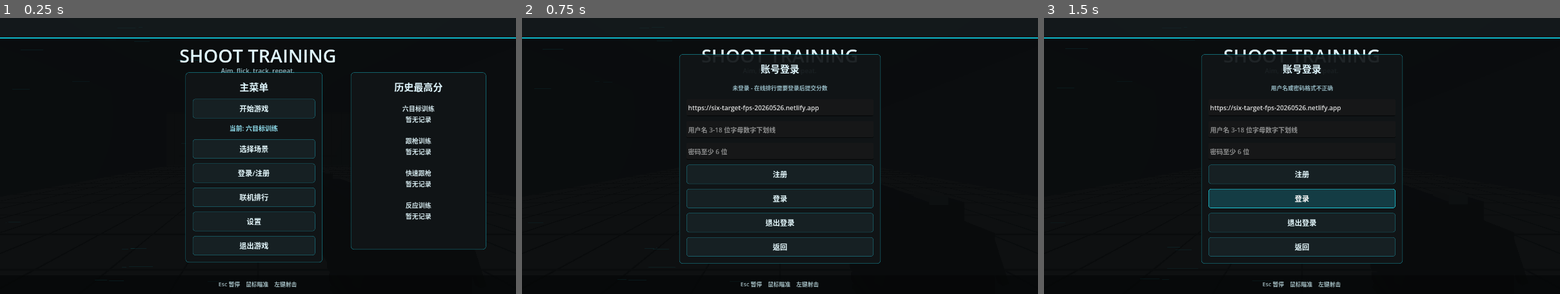
Above: before the commit, frames 1-3 (left to right).
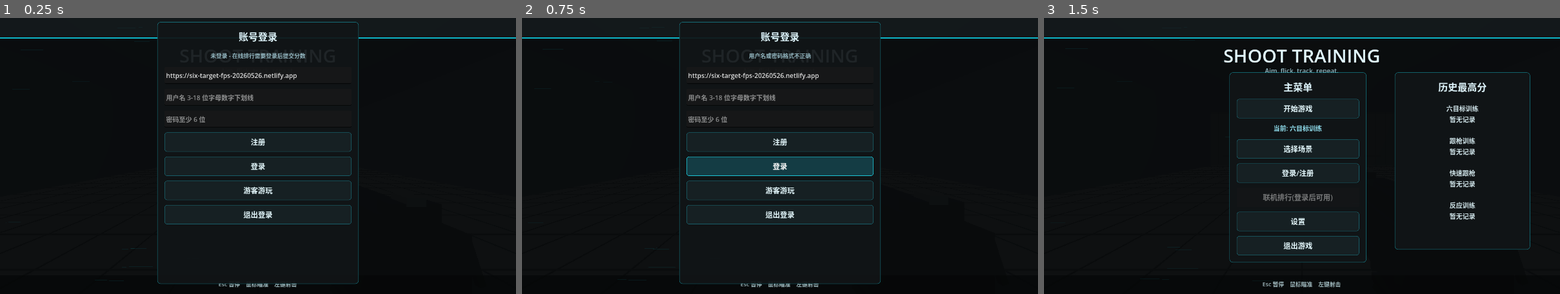
Above: after the commit, the same moments.

Repository: hai0308/Shoot-Training
Game: Godot game, scene res://scenes/main.tscn
Same seed, same stepped clock (60 frames per second), same inputs: the game is played once before the commit and once after it.
Inputs (mouse positions are in pixels of both pictures, inside the frame that each line leads up to):
- Up to frame 1 (0.25 s): no input
- Up to frame 2 (0.75 s): click (774, 172) at 0.5 s, where only the run before the commit has a clickable "登录/注册"
- Up to frame 3 (1.5 s): click (1302, 189) at 1.25 s, where only the run after the commit has a clickable "游客游玩"

The runs differ from the first frame. In frame 1, 6.4% of the frame differs, in the area x 30-95%, y 1-97%; in frame 2, 6.8%; in frame 3, 7.7%, in the area x 30-95%, y 13-90%.

Commit message:
Require login or guest mode before main menu

Diff:
--- a/scripts/game_menu.gd
+++ b/scripts/game_menu.gd
@@ -13,6 +13,7 @@
 var online_username := ""
 var online_token := ""
 var pending_online_action := ""
+var guest_mode := false
 var difficulty := "normal"
 var high_scores := {
 	"sixshot": [],
@@ -43,6 +44,10 @@
 var auth_username_input: LineEdit
 var auth_password_input: LineEdit
 var api_base_input: LineEdit
+var auth_enter_button: Button
+var auth_back_button: Button
+var online_scores_button: Button
+var account_button: Button
 var online_status_label: Label
 var online_scores_label: Label
 var result_title_label: Label
@@ -80,7 +85,7 @@
 	_build_ui()
 	_apply_volume()
 	_apply_crosshair_settings()
-	_show_main_menu()
+	_show_auth(false)
 
 func _process(delta: float) -> void:
 	menu_time += delta
@@ -235,14 +240,24 @@
 	scenes_return = "pause"
 	_show_scenes()
 
-func _show_auth() -> void:
+func _show_auth_from_main() -> void:
+	_show_auth(true)
+
+func _show_auth(allow_back: bool = false) -> void:
 	_hide_all_panels()
 	auth_panel.visible = true
 	if api_base_input:
 		api_base_input.text = online_api_base
+	if auth_enter_button:
+		auth_enter_button.visible = not online_token.is_empty()
+	if auth_back_button:
+		auth_back_button.visible = allow_back or not online_token.is_empty() or guest_mode
 	_update_auth_status()
 
 func _show_online_scores() -> void:
+	if guest_mode or online_token.is_empty():
+		_show_auth(false)
+		return
 	_hide_all_panels()
 	online_scores_panel.visible = true
 	online_scores_label.text = "正在获取联机排行榜..."
@@ -277,6 +292,7 @@
 
 func _show_main_menu() -> void:
 	_hide_all_panels()
+	_update_main_online_buttons()
 	main_panel.visible = true
 	high_scores_panel.visible = true
 
@@ -372,11 +388,24 @@
 func _login_online() -> void:
 	_send_auth_request("login")
 
+func _enter_online_main() -> void:
+	if online_token.is_empty():
+		auth_status_label.text = "请先登录，或者使用游客游玩"
+		return
+	guest_mode = false
+	_show_main_menu()
+
+func _continue_as_guest() -> void:
+	guest_mode = true
+	_show_main_menu()
+
 func _logout_online() -> void:
 	online_username = ""
 	online_token = ""
+	guest_mode = false
 	_save_settings()
 	_update_auth_status()
+	_show_auth(false)
 
 func _send_auth_request(action: String) -> void:
 	if _online_busy():
@@ -395,7 +424,7 @@
 	})
 
 func _submit_online_score(score_value: int) -> void:
-	if online_token.is_empty() or _online_busy():
+	if guest_mode or online_token.is_empty() or _online_busy():
 		return
 	pending_online_action = "submit-score"
 	_post_json("/api/submit-score", {
@@ -450,9 +479,11 @@
 		"login":
 			online_username = str(data.get("username", ""))
 			online_token = str(data.get("token", ""))
+			guest_mode = false
 			auth_password_input.text = ""
 			_save_settings()
 			_update_auth_status()
+			_show_main_menu()
 		"submit-score":
 			pass
 		"leaderboards":
@@ -488,9 +519,18 @@
 		auth_username_input.text = online_username
 
 func _online_status_text() -> String:
+	if guest_mode:
+		return "游客模式 - 只能游玩单机训练，联机排行不会显示或上传"
 	if online_username.is_empty():
 		return "未登录 - 在线排行需要登录后提交分数"
 	return "已登录: %s" % online_username
+
+func _update_main_online_buttons() -> void:
+	if account_button:
+		account_button.text = "切换账号" if not online_token.is_empty() and not guest_mode else "登录/注册"
+	if online_scores_button:
+		online_scores_button.disabled = guest_mode or online_token.is_empty()
+		online_scores_button.text = "联机排行" if not online_scores_button.disabled else "联机排行(登录后可用)"
 
 func _render_online_leaderboards(leaderboards) -> void:
 	if online_scores_label == null:
@@ -706,8 +746,10 @@
 	selected_scene_label.custom_minimum_size = Vector2(300, 28)
 	main_box.add_child(selected_scene_label)
 	main_box.add_child(_button("选择场景", _show_scenes_from_main))
-	main_box.add_child(_button("登录/注册", _show_auth))
-	main_box.add_child(_button("联机排行", _show_online_scores))
+	account_button = _button("登录/注册", _show_auth_from_main)
+	main_box.add_child(account_button)
+	online_scores_button = _button("联机排行", _show_online_scores)
+	main_box.add_child(online_scores_button)
 	main_box.add_child(_button("设置", _show_settings_from_main))
 	main_box.add_child(_button("退出游戏", _quit_game))
 	_update_selected_scene_label()
@@ -745,7 +787,7 @@
 	scenes_box.add_child(_button("反应训练", func() -> void: _select_mode("reaction")))
 	scenes_box.add_child(_button("返回", _back_from_scenes))
 
-	auth_panel = _panel(Vector2(-250, -235), Vector2(500, 520))
+	auth_panel = _panel(Vector2(-250, -315), Vector2(500, 650))
 	root.add_child(auth_panel)
 	var auth_box := _vbox(auth_panel)
 	auth_box.add_child(_section_title("账号登录"))
@@ -761,8 +803,12 @@
 	auth_box.add_child(auth_password_input)
 	auth_box.add_child(_button("注册", _register_online))
 	auth_box.add_child(_button("登录", _login_online))
+	auth_enter_button = _button("进入主菜单", _enter_online_main)
+	auth_box.add_child(auth_enter_button)
+	auth_box.add_child(_button("游客游玩", _continue_as_guest))
 	auth_box.add_child(_button("退出登录", _logout_online))
-	auth_box.add_child(_button("返回", _show_main_menu))
+	auth_back_button = _button("返回", _show_main_menu)
+	auth_box.add_child(auth_back_button)
 
 	online_scores_panel = _panel(Vector2(-280, -235), Vector2(560, 540))
 	root.add_child(online_scores_panel)
